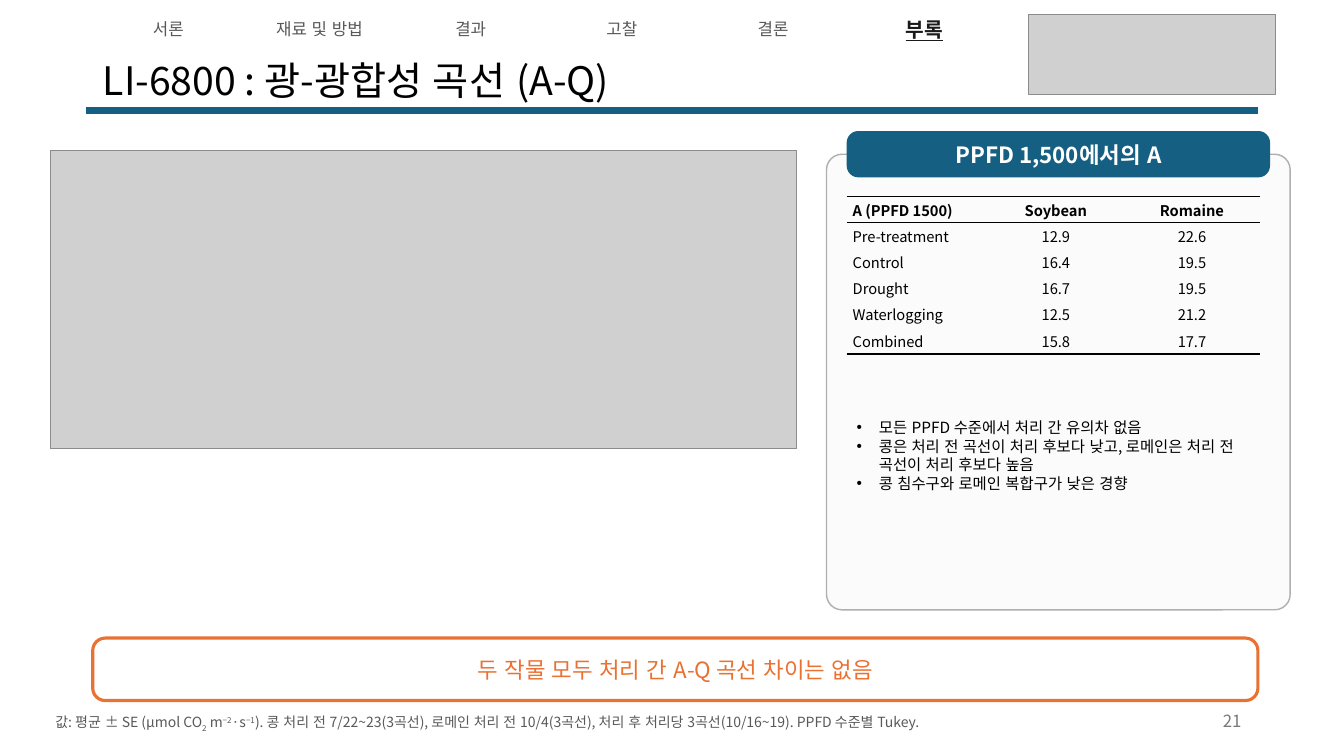
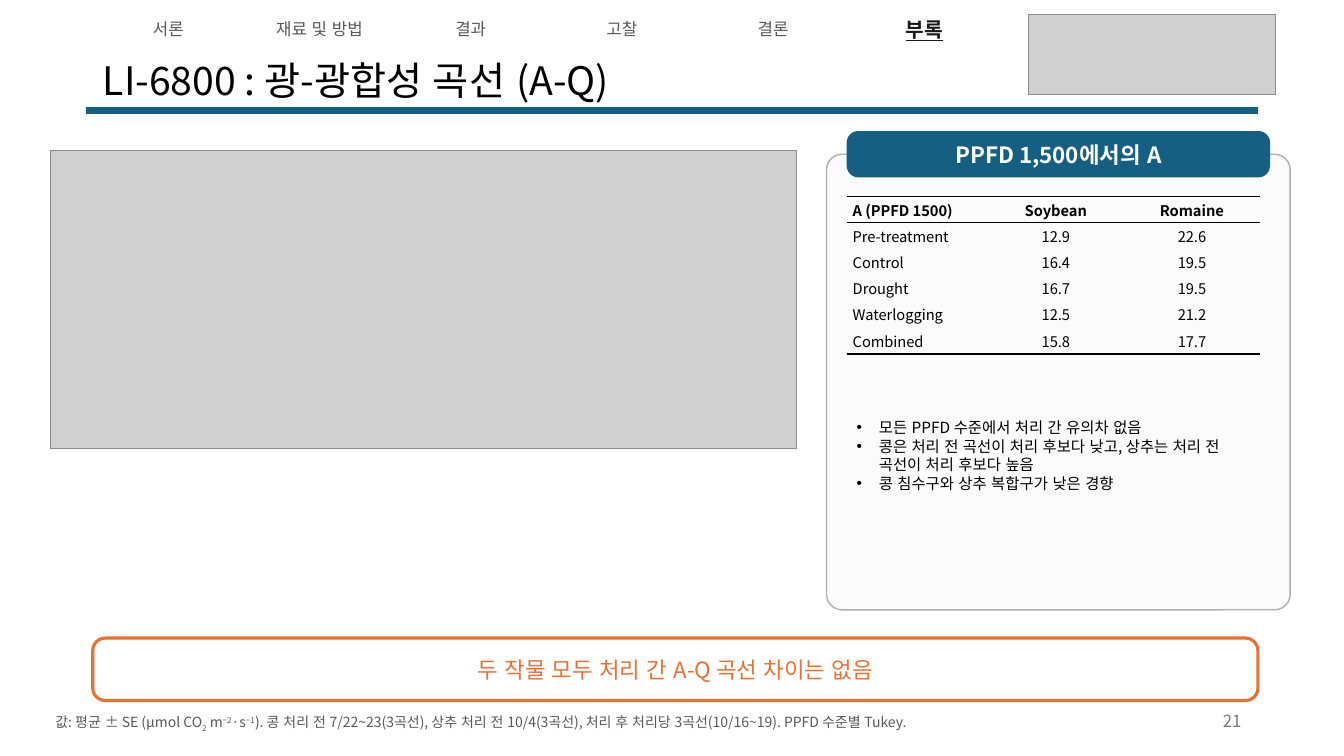
Before and after one commit to YunJM20/-, a slide deck: slide 21 of 구두발표_콩vs로메인상추_v6.pptx. Drawn at 1344x756 pixels with LibreOffice and Linux fonts; fonts in the diff are those of the drawing; grey boxes stand for pictures. Boxes give left, top, right and bottom in pixels: in the first picture for what was removed or moved away, otherwise in the second. Text is boxed around its words. In the diff, an @@ line names an element or a change of style, - is before the commit and + after.

```diff
--- a/구두발표_콩vs로메인상추_v6.pptx
+++ b/구두발표_콩vs로메인상추_v6.pptx
@@ table: place and size @@
-table at (847,197,1260,406)
+table at (847,197,1260,354)
@@ text at (879,439,1219,491): text changed @@
-• 콩은 처리 전 곡선이 처리 후보다 낮고, 로메인은 처리 전 곡선이 처리 후보다 높음
-• 콩 침수구와 로메인 복합구가 낮은 경향
+• 콩은 처리 전 곡선이 처리 후보다 낮고, 상추는 처리 전 곡선이 처리 후보다 높음
+• 콩 침수구와 상추 복합구가 낮은 경향
@@ text at (55,715,906,730): text changed @@
-값: 평균 ± SE (µmol CO2 m−2·s−1). 콩 처리 전 7/22~23(3곡선), 로메인 처리 전 10/4(3곡선), 처리 후 처리당 3곡선(10/16~19). PPFD 수준별 Tukey.
+값: 평균 ± SE (µmol CO2 m−2·s−1). 콩 처리 전 7/22~23(3곡선), 상추 처리 전 10/4(3곡선), 처리 후 처리당 3곡선(10/16~19). PPFD 수준별 Tukey.
```
Also in this commit, not shown: 21 other slides changed.
